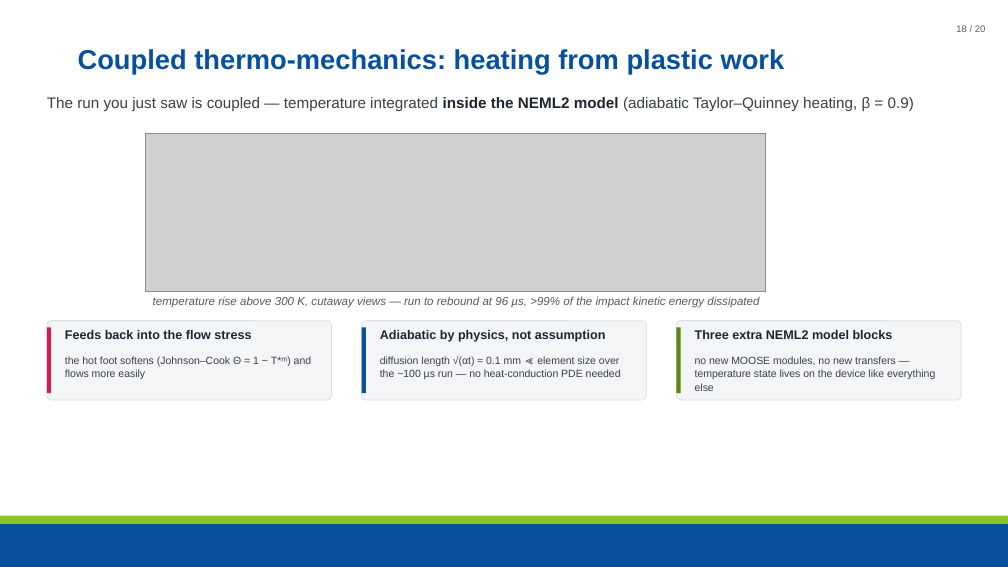
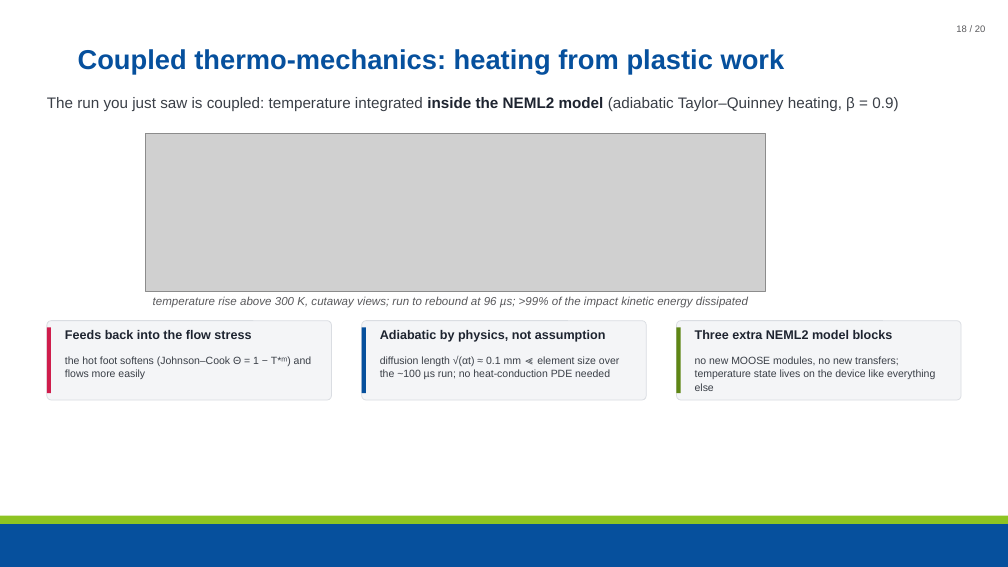
Before and after one commit to maxnezdyur/marlin, a slide deck: slide 18 of examples/impact/slide_assets/WCCM_NEML2_explicit_dynamics_v2.pptx. Drawn at 1008x567 pixels with LibreOffice and Linux fonts; fonts in the diff are those of the drawing; grey boxes stand for pictures; background and template pictures are left out. Boxes give left, top, right and bottom in pixels: in the first picture for what was removed or moved away, otherwise in the second. Text is boxed around its words. In the diff, an @@ line names an element or a change of style, - is before the commit and + after.

```diff
--- a/examples/impact/slide_assets/WCCM_NEML2_explicit_dynamics_v2.pptx
+++ b/examples/impact/slide_assets/WCCM_NEML2_explicit_dynamics_v2.pptx
@@ text at (x1=47, y1=97, x2=898, y2=111): text changed @@
-The run you just saw is coupled — temperature integrated inside the NEML2 model (adiabatic Taylor–Quinney heating, β = 0.9)
+The run you just saw is coupled: temperature integrated inside the NEML2 model (adiabatic Taylor–Quinney heating, β = 0.9)
@@ text at (x1=153, y1=296, x2=748, y2=308): text changed @@
-temperature rise above 300 K, cutaway views — run to rebound at 96 µs, >99% of the impact kinetic energy dissipated
+temperature rise above 300 K, cutaway views; run to rebound at 96 µs; >99% of the impact kinetic energy dissipated
@@ text at (x1=380, y1=356, x2=619, y2=379): text changed @@
-diffusion length √(αt) ≈ 0.1 mm ≪ element size over the ~100 µs run — no heat-conduction PDE needed
+diffusion length √(αt) ≈ 0.1 mm ≪ element size over the ~100 µs run; no heat-conduction PDE needed
@@ text at (x1=695, y1=356, x2=935, y2=391): text changed @@
-no new MOOSE modules, no new transfers — temperature state lives on the device like everything else
+no new MOOSE modules, no new transfers; temperature state lives on the device like everything else
```
Also in this commit, not shown: 17 other slides changed, 1 other file.
